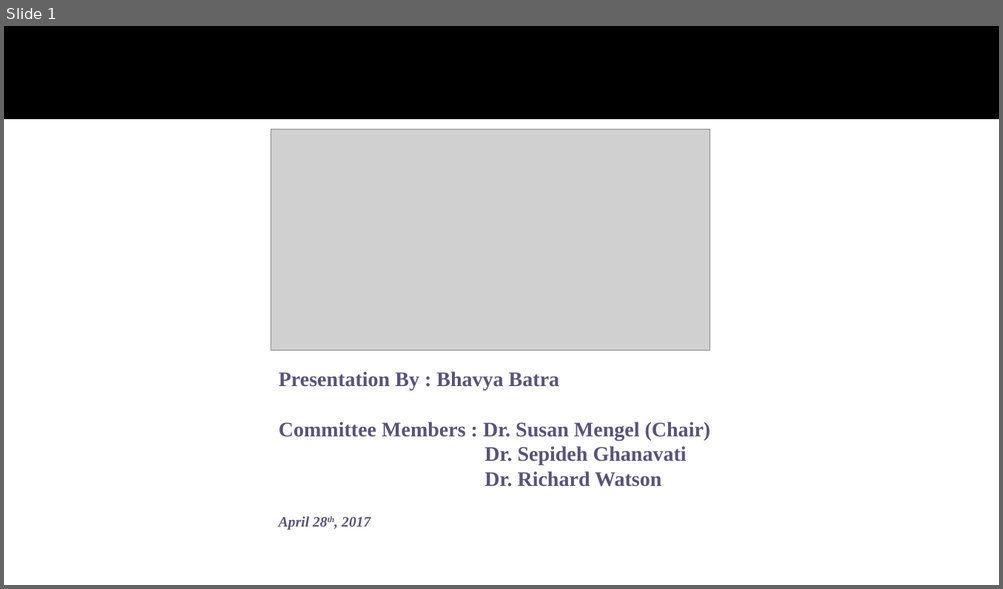
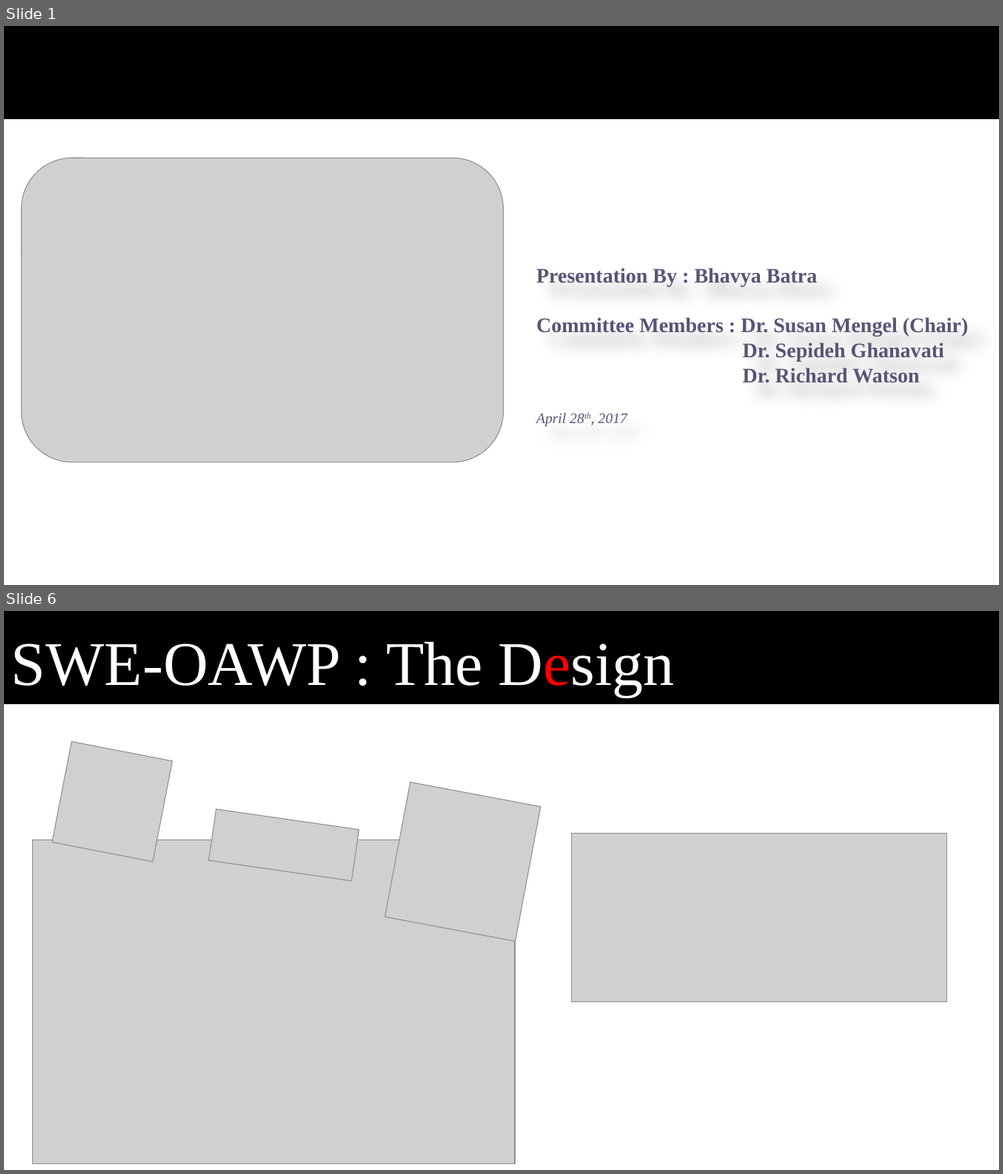
Before and after one commit to bhavyabatra/SWEN_Dynamo, a slide deck: Documentation/Master's Defense Presentation.pptx. Shown one above the other, each under a label of ours: slide 1 before the commit, slides 1 and 6 after it; the slides between them are not shown. The pictures are 1003x589 and 1003x1174 pixels, drawn with LibreOffice and Linux fonts; fonts in the diff are those of the drawing; grey boxes stand for pictures; background and template pictures are left out. Boxes give left, top, right and bottom in pixels: in the first picture for what was removed or moved away, otherwise in the second. Text is boxed around its words. In the diff, an @@ line names an element or a change of style, - is before the commit and + after.

```diff
--- a/Documentation/Master's Defense Presentation.pptx
+++ b/Documentation/Master's Defense Presentation.pptx
@@ slide 6 added at (4,611,999,1170), background #FFFFFF; not listed: 1 template element that a slide beside it also shows @@
@@ text added at (11,641,674,697), 60 pt, text #FFFFFF @@
+SWE-OAWP : The Design
@@ picture added at (52,742,173,863) @@
@@ picture added at (385,782,540,942) @@
@@ picture added at (208,809,358,881) @@
@@ picture added at (32,840,515,1165) @@
@@ picture added at (571,833,946,1002) @@
@@ slide 1 changed as well @@
@@ picture: place and size @@
-picture at (271,129,711,351)
+picture at (21,158,504,463)
@@ subtitle "Presentation By : Bhavya Batra": place and size @@
-subtitle "Presentation By : Bhavya Batra" at (279,372,711,530)
+subtitle "Presentation By : Bhavya Batra" at (536,268,968,426)
@@ subtitle at (536,413,627,426): bold off in "April 28th, 2017" @@
```
Also in this commit, not shown: 29 other slides added, 1 slide removed.
